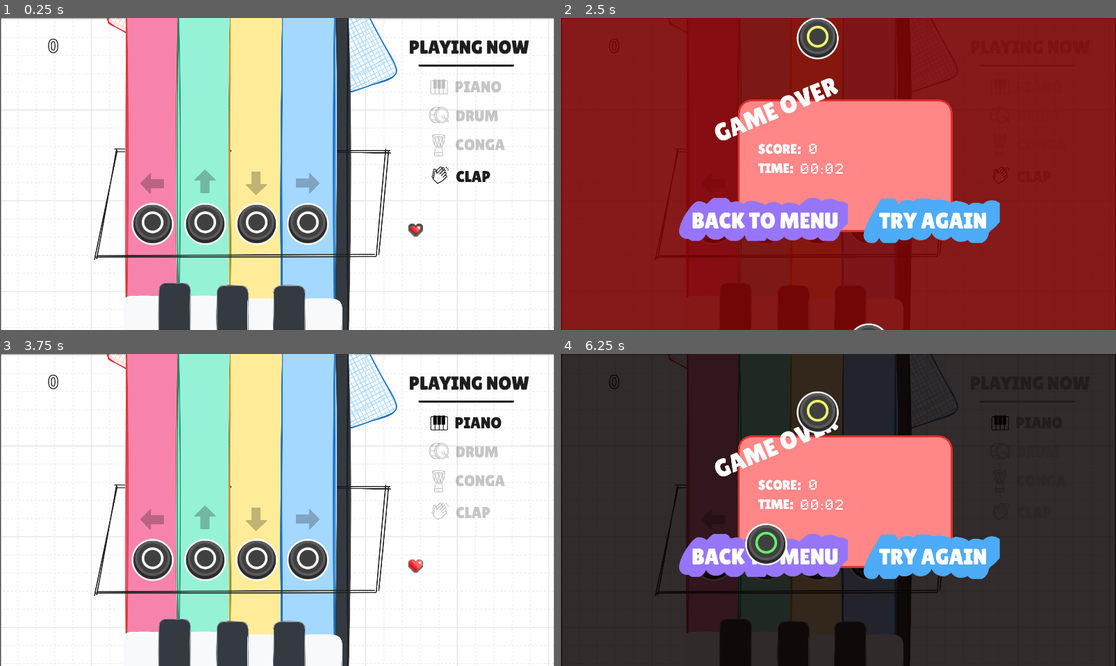
Above: before the commit, frames 1-4 (two rows, left to right).
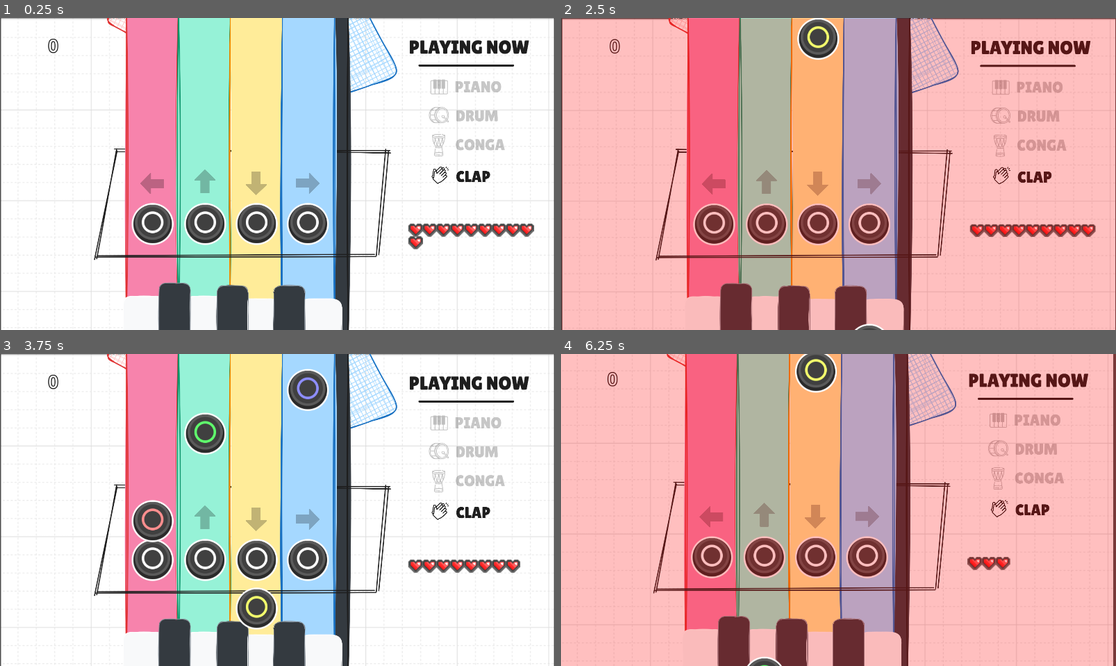
Above: after the commit, the same moments.

Repository: luiz-couto/encore
Game: Godot game, scene res://scenes/game.tscn
The game is run twice, just before and just after one commit, with the same random seed, the same clock (stepped at 60 frames per second) and the same inputs.
Inputs (mouse positions are in pixels of both pictures, inside the frame that each line leads up to):
- Up to frame 1 (0.25 s): no input
- Up to frame 2 (2.5 s): move the mouse to (960, 158) at 0.52 s; click (960, 158) at 0.67 s; move the mouse to (727, 189) at 1.27 s; click (727, 189) at 1.42 s; move the mouse to (894, 105) at 2.02 s; click (894, 105) at 2.17 s
- Up to frame 3 (3.75 s): move the mouse to (371, 556) at 2.77 s; click (371, 556) at 2.92 s; move the mouse to (444, 556) at 3.52 s; click (444, 556) at 3.67 s
- Up to frame 4 (6.25 s): move the mouse to (672, 463) at 4.27 s; click (672, 463) at 4.42 s; move the mouse to (866, 510) at 5.02 s; click (866, 510) at 5.17 s; move the mouse to (755, 432) at 5.77 s; click (755, 432) at 5.92 s

The runs differ from the first frame. In frame 1, 0.8% of the frame differs, in the area x 73-97%, y 65-75%; in frame 2, 99%; in frame 3, 4.4%; in frame 4, 100%, in the area x 0-100%, y 0-100%.

Commit message:
lane tween

Diff:
--- a/encore/scenes/game.tscn
+++ b/encore/scenes/game.tscn
@@ -68,21 +68,25 @@
 scale = Vector2(0.6008579, 0.6034993)
 texture = ExtResource("3_lbhrr")
 
-[node name="Button" parent="." unique_id=155436911 instance=ExtResource("3_lnu2h")]
+[node name="Button" parent="." unique_id=155436911 node_paths=PackedStringArray("laneFlash") instance=ExtResource("3_lnu2h")]
 position = Vector2(528, 713)
 input = "ui_left"
-
-[node name="Button2" parent="." unique_id=665909422 instance=ExtResource("3_lnu2h")]
+laneFlash = NodePath("../RedLaneFlash")
+
+[node name="Button2" parent="." unique_id=665909422 node_paths=PackedStringArray("laneFlash") instance=ExtResource("3_lnu2h")]
 position = Vector2(710, 713)
 input = "ui_up"
-
-[node name="Button3" parent="." unique_id=810961907 instance=ExtResource("3_lnu2h")]
+laneFlash = NodePath("../GreenLaneFlash")
+
+[node name="Button3" parent="." unique_id=810961907 node_paths=PackedStringArray("laneFlash") instance=ExtResource("3_lnu2h")]
 position = Vector2(888, 713)
 input = "ui_down"
-
-[node name="Button4" parent="." unique_id=1578098347 instance=ExtResource("3_lnu2h")]
+laneFlash = NodePath("../YellowLaneFlash")
+
+[node name="Button4" parent="." unique_id=1578098347 node_paths=PackedStringArray("laneFlash") instance=ExtResource("3_lnu2h")]
 position = Vector2(1065, 713)
 input = "ui_right"
+laneFlash = NodePath("../BlueLaneFlash")
 
 [node name="Timer" type="Timer" parent="." unique_id=1128094179]
 wait_time = 3.0
@@ -307,6 +311,34 @@
 offset_bottom = 1282.0
 mouse_filter = 2
 color = Color(1, 0, 0, 0)
+
+[node name="RedLaneFlash" type="ColorRect" parent="." unique_id=185301405]
+offset_left = 434.0
+offset_top = -81.0
+offset_right = 617.0
+offset_bottom = 1240.0
+color = Color(1, 0, 1, 0)
+
+[node name="GreenLaneFlash" type="ColorRect" parent="." unique_id=1698990691]
+offset_left = 611.0
+offset_top = -88.0
+offset_right = 794.0
+offset_bottom = 1249.0
+color = Color(0, 1, 0.078431375, 0)
+
+[node name="YellowLaneFlash" type="ColorRect" parent="." unique_id=1431794481]
+offset_left = 796.0
+offset_top = -93.0
+offset_right = 979.0
+offset_bottom = 1326.0
+color = Color(1, 1, 0.03137255, 0)
+
+[node name="BlueLaneFlash" type="ColorRect" parent="." unique_id=478934072]
+offset_left = 973.0
+offset_top = -86.0
+offset_right = 1156.0
+offset_bottom = 1325.0
+color = Color(0, 1, 1, 0)
 
 [node name="GameOver" parent="." unique_id=589838554 instance=ExtResource("30_sgl2t")]
 visible = false
--- a/encore/scripts/button.gd
+++ b/encore/scripts/button.gd
@@ -7,11 +7,56 @@
 var okayArea: bool = false;
 var currentNote: Area2D = null;
 
-@export
-var input: String = "";
+@export var input: String = ""
+@export var laneFlash: ColorRect
+
+const LANE_FLASH_ALPHA: float = 0.55
+const LANE_FLASH_DURATION: float = 0.18
+const LANE_NUDGE_PIXELS: float = 10.0
+const LANE_NUDGE_DOWN_DURATION: float = 0.04
+const LANE_NUDGE_UP_DURATION: float = 0.1
+const LANE_SHAKE_PIXELS: float = 6.0
+const LANE_SHAKE_STEPS: int = 6
+const LANE_SHAKE_DURATION: float = 0.12
+
+var _flashTween: Tween = null
+var _nudgeTween: Tween = null
+var _shakeTween: Tween = null
+var _originalOffsetTop: float = 0.0
+var _originalOffsetBottom: float = 0.0
+var _originalOffsetLeft: float = 0.0
+var _originalOffsetRight: float = 0.0
+
+func _play_lane_flash() -> void:
+	if laneFlash == null:
+		return
+	if _flashTween:
+		_flashTween.kill()
+	if _nudgeTween:
+		_nudgeTween.kill()
+		laneFlash.offset_top = _originalOffsetTop
+		laneFlash.offset_bottom = _originalOffsetBottom
+	if _shakeTween:
+		_shakeTween.kill()
+		laneFlash.offset_left = _originalOffsetLeft
+		laneFlash.offset_right = _originalOffsetRight
+	laneFlash.color.a = LANE_FLASH_ALPHA
+	_flashTween = create_tween()
+	_flashTween.tween_property(laneFlash, "color:a", 0.0, LANE_FLASH_DURATION)
+	_nudgeTween = create_tween()
+	_nudgeTween.tween_property(laneFlash, "offset_top", _originalOffsetTop + LANE_NUDGE_PIXELS, LANE_NUDGE_DOWN_DURATION)
+	_nudgeTween.parallel().tween_property(laneFlash, "offset_bottom", _originalOffsetBottom + LANE_NUDGE_PIXELS, LANE_NUDGE_DOWN_DURATION)
+	_nudgeTween.tween_property(laneFlash, "offset_top", _originalOffsetTop, LANE_NUDGE_UP_DURATION)
+	_nudgeTween.parallel().tween_property(laneFlash, "offset_bottom", _originalOffsetBottom, LANE_NUDGE_UP_DURATION)
+	_shakeTween = create_tween()
+	for i in LANE_SHAKE_STEPS:
+		var jitter = randf_range(-LANE_SHAKE_PIXELS, LANE_SHAKE_PIXELS)
+		_shakeTween.tween_property(laneFlash, "offset_left", _originalOffsetLeft + jitter, LANE_SHAKE_DURATION / LANE_SHAKE_STEPS)
+		_shakeTween.parallel().tween_property(laneFlash, "offset_right", _originalOffsetRight + jitter, LANE_SHAKE_DURATION / LANE_SHAKE_STEPS)
+	_shakeTween.tween_property(laneFlash, "offset_left", _originalOffsetLeft, 0.03)
+	_shakeTween.parallel().tween_property(laneFlash, "offset_right", _originalOffsetRight, 0.03)
 
 func _unhandled_input(event: InputEvent):
-	#print(event.as_text())
 	if (event.is_action(input)):
 		if (event.is_action_pressed(input, false)):
 			frame = 1;
@@ -22,6 +67,7 @@
 					currentNote.destroy(2);
 				elif (okayArea):
 					currentNote.destroy(1);
+				_play_lane_flash()
 				reset();
 			else:
 				pass;
@@ -34,7 +80,11 @@
 
 # Called when the node enters the scene tree for the first time.
 func _ready() -> void:
-	pass # Replace with function body.
+	if laneFlash != null:
+		_originalOffsetTop = laneFlash.offset_top
+		_originalOffsetBottom = laneFlash.offset_bottom
+		_originalOffsetLeft = laneFlash.offset_left
+		_originalOffsetRight = laneFlash.offset_right
 
 # Called every frame. 'delta' is the elapsed time since the previous frame.
 func _process(_delta: float) -> void:
--- a/encore/scripts/gameplay_handler.gd
+++ b/encore/scripts/gameplay_handler.gd
@@ -1,7 +1,7 @@
 extends Node
 
 var bpm: int = 135
-var numberOfLives: int = 1
+var numberOfLives: int = 10
 var comboMultiplier: int = 1
 var scoreMultiplier: float = 1.0
 var activeLanes: Array[bool] = [true, true, true, true]
